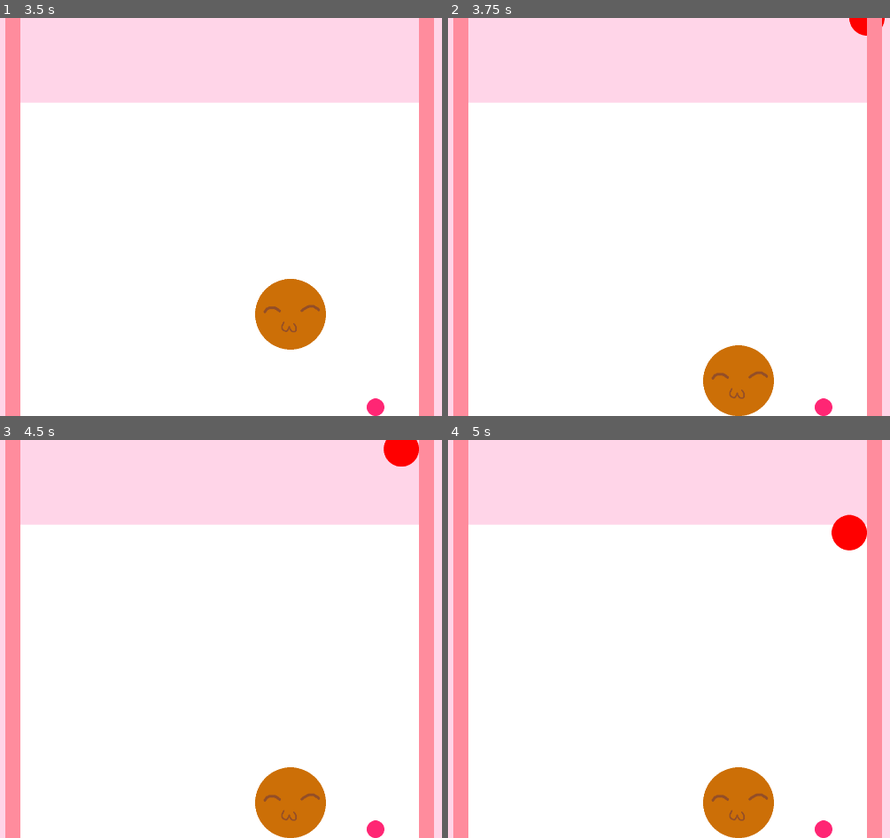
Above: before the commit, frames 1-4 (two rows, left to right).
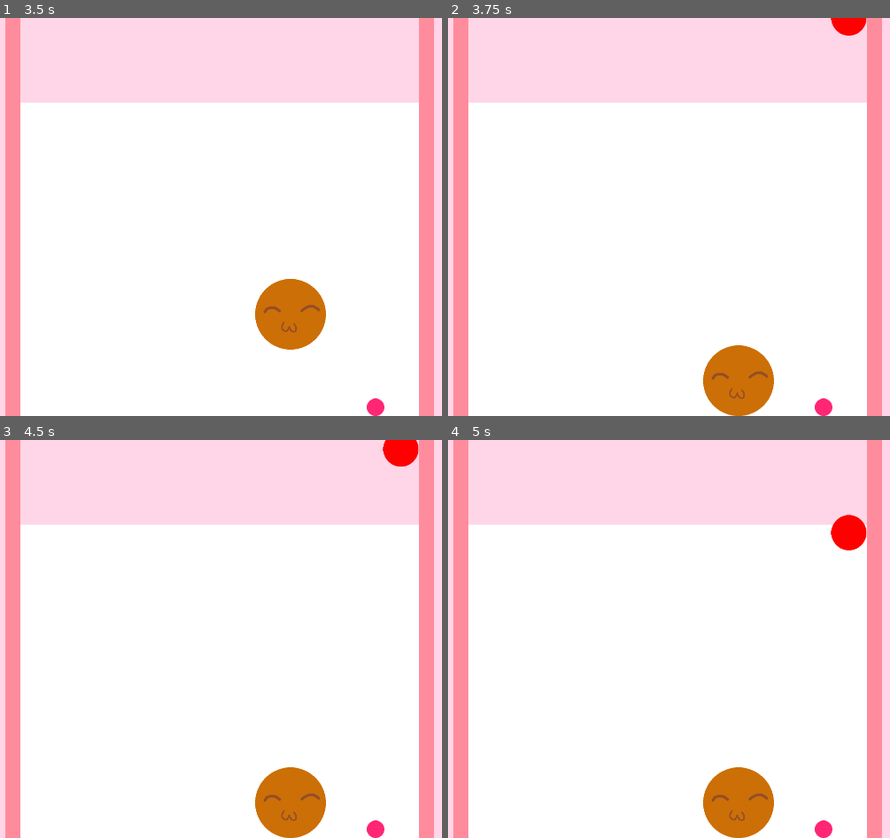
Above: after the commit, the same moments.

Repository: jadicodes/candy-drop
Game: Godot game, scene res://world/world.tscn
Same seed, same stepped clock (60 frames per second), same inputs: the game is played once before the commit and once after it.
Inputs (mouse positions are in pixels of both pictures, inside the frame that each line leads up to):
- Up to frame 1 (3.5 s): tap Enter at 0.5 s; move the mouse to (375, 197) at 0.52 s; click (375, 197) at 0.6 s; move the mouse to (79, 236) at 1.27 s; click (79, 236) at 1.35 s; move the mouse to (291, 129) at 2.02 s; click (291, 129) at 2.1 s; move the mouse to (185, 296) at 2.77 s; click (185, 296) at 2.85 s
- Up to frame 2 (3.75 s): move the mouse to (881, 276) at 3.52 s; click (881, 276) at 3.6 s
- Up to frame 3 (4.5 s): tap Space at 4.25 s; move the mouse to (8, 579) at 4.27 s; click (8, 579) at 4.35 s
- Up to frame 4 (5 s): no input

Frame 1 is identical in both runs. In frame 2, 0.2% of the frame differs, in the area x 86-99%, y 0-5%; in frame 3, less than 0.1%; in frame 4, less than 0.1%.

Commit message:
Change clamp distance from wall depending on ball radius

Diff:
--- a/project/world/world.gd
+++ b/project/world/world.gd
@@ -36,7 +36,7 @@
 
 
 func _get_spawn_location() -> float:
-	var _ball_location = clamp(get_global_mouse_position().x, 425, 1500)
+	var _ball_location = clamp(get_global_mouse_position().x, 421 + collision.shape.radius, 1499 - collision.shape.radius)
 	return _ball_location
 
 
